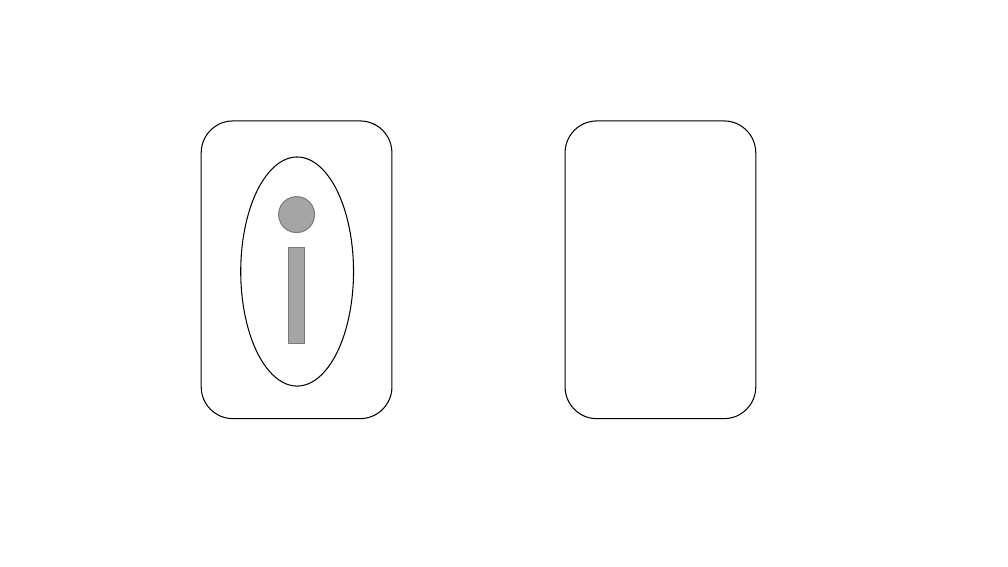
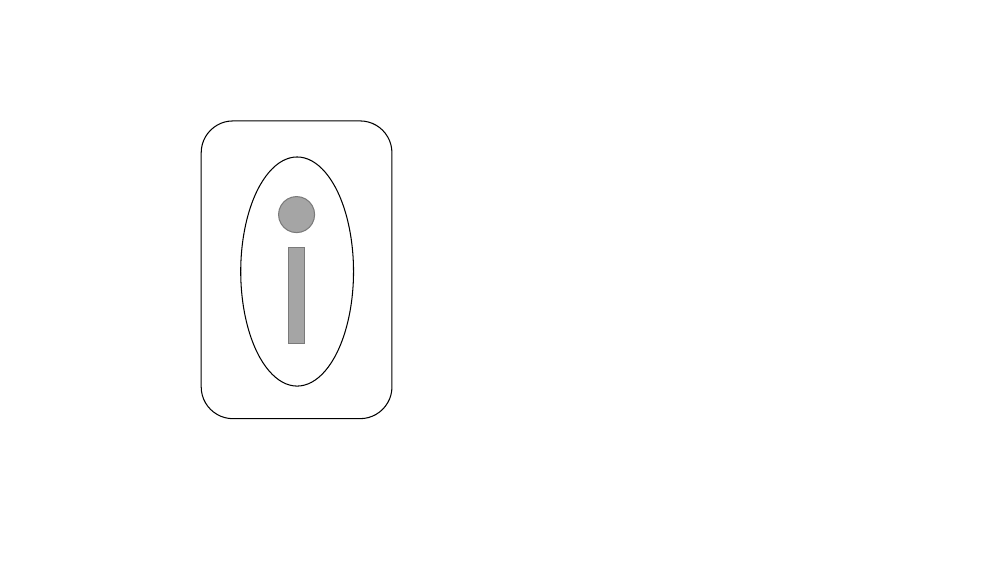
Before and after one commit to ArtComputerSE/brfcheck, a slide deck: slide 3 of doc/images.pptx. Drawn at 1008x567 pixels with LibreOffice and Linux fonts; fonts in the diff are those of the drawing. Boxes give left, top, right and bottom in pixels: in the first picture for what was removed or moved away, otherwise in the second. Text is boxed around its words. In the diff, an @@ line names an element or a change of style, - is before the commit and + after.

```diff
--- a/doc/images.pptx
+++ b/doc/images.pptx
@@ rounded rectangle removed at [565,121,755,419] @@
```
Also in this commit, not shown: 1 slide added.
